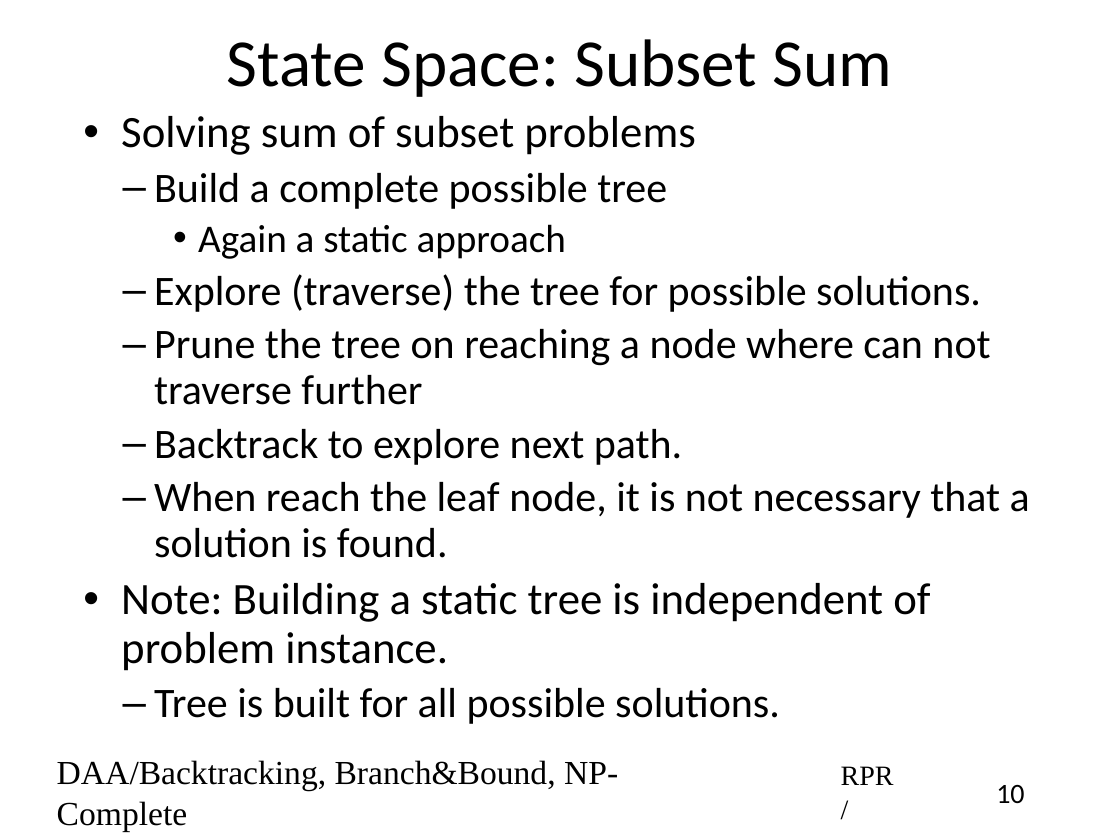
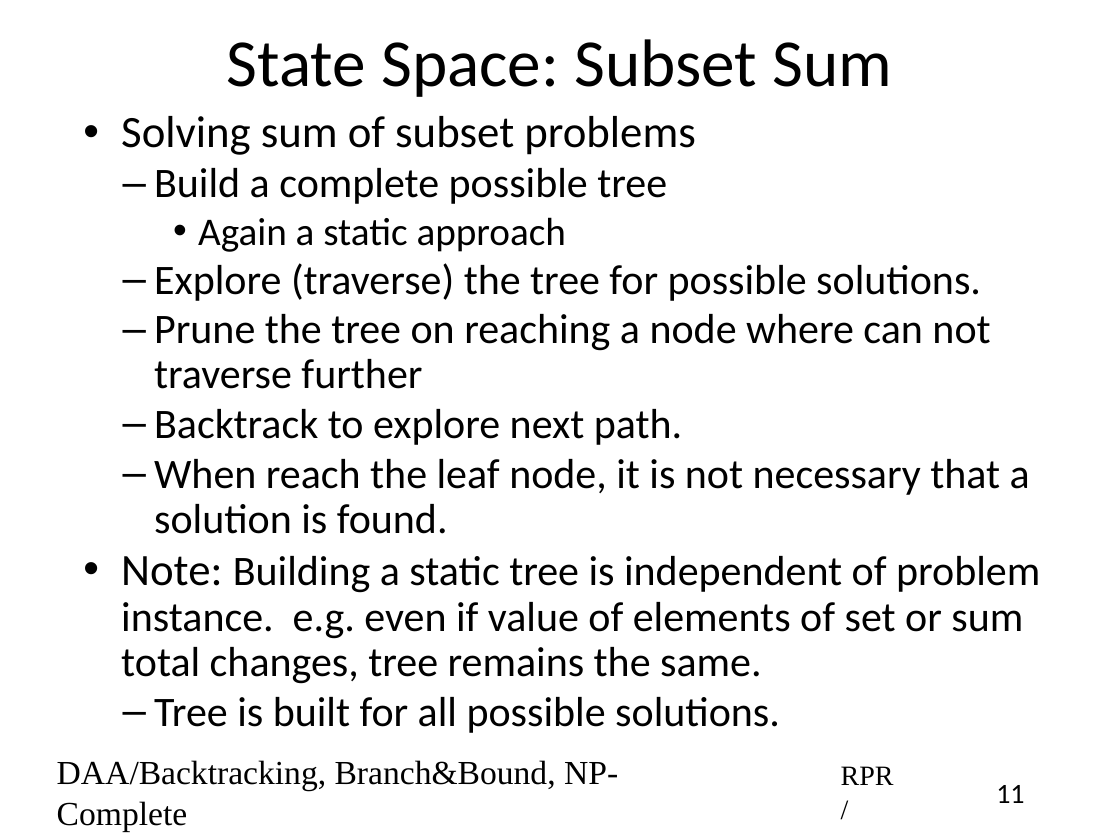
Before and after one commit to rprustagi/2019-17CS43-DAA, a slide deck: slide 11 of Slides-RPR/2019-H1-DAA-L42-BackTrack-approach-algo.pptx (slide 10 before the commit). Drawn at 1120x840 pixels with LibreOffice and Linux fonts; fonts in the diff are those of the drawing. Boxes give left, top, right and bottom in pixels: in the first picture for what was removed or moved away, otherwise in the second. Text is boxed around its words. In the diff, an @@ line names an element or a change of style, - is before the commit and + after.

Commit message:
typo error correction on slide 10, new slide to explain understaning of tuple variables w.r.t. 4-queens problem

```diff
--- a/Slides-RPR/2019-H1-DAA-L42-BackTrack-approach-algo.pptx
+++ b/Slides-RPR/2019-H1-DAA-L42-BackTrack-approach-algo.pptx
@@ text at [121,116,1030,733]: less space between paragraphs @@
@@ text at [121,556,1040,684]: text changed; size 32 to 30 pt @@
-• Note: Building a static tree is independent of problem instance.
+• Note: Building a static tree is independent of problem instance. e.g. even if value of elements of set or sum total changes, tree remains the same.
@@ page number at [996,785,1024,803]: text changed @@
-10
+11
```
Also in this commit, not shown: 7 other slides changed, 1 slide added, 2 other files.
